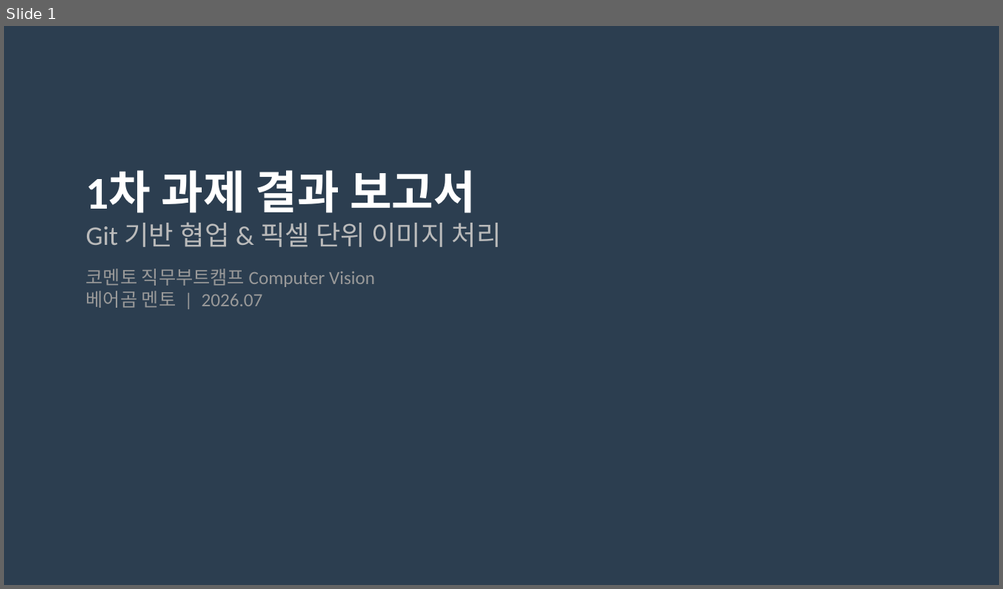
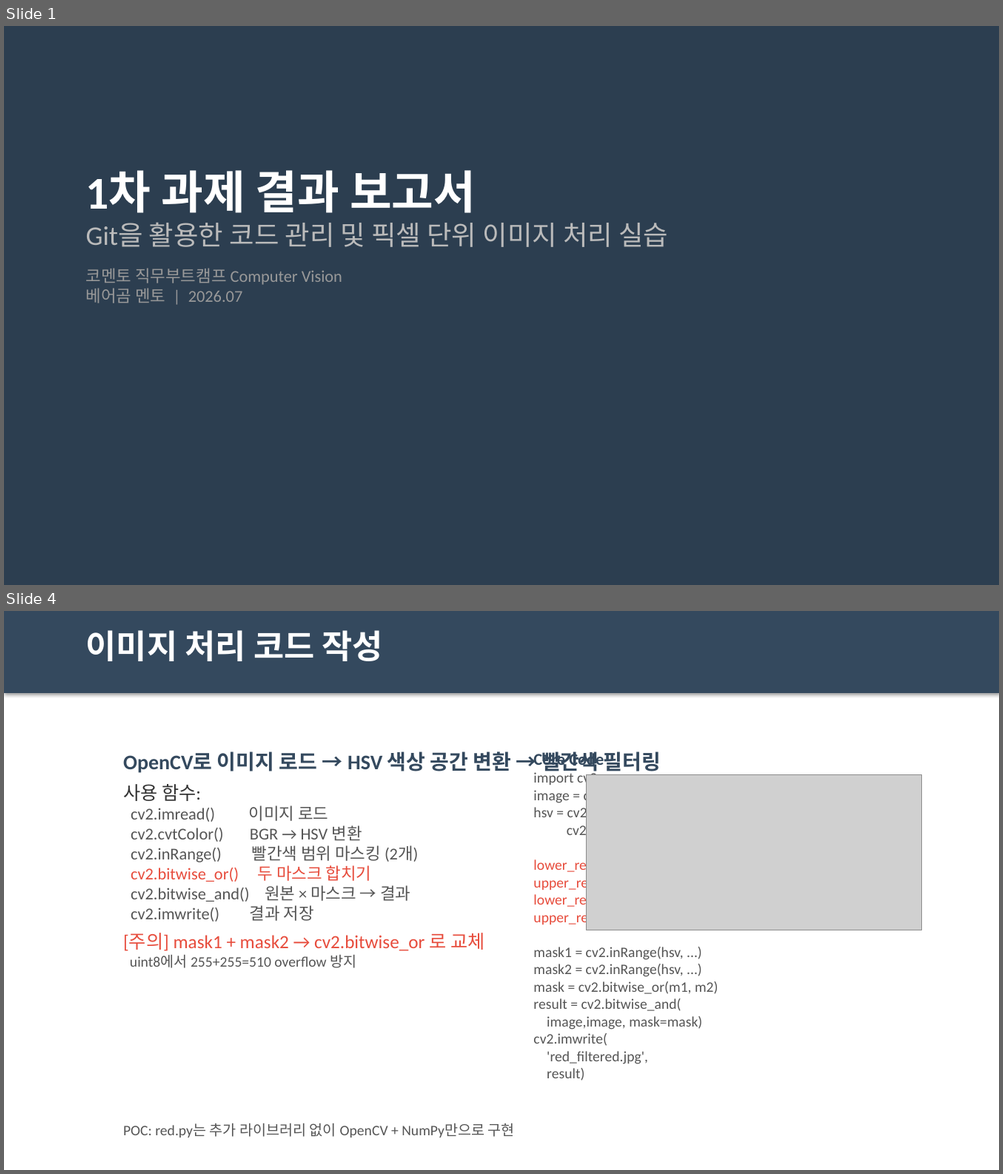
Before and after one commit to jsm0308/Bootcamp-CV, a slide deck: presentation.pptx. Shown one above the other, each under a label of ours: slide 1 before the commit, slides 1 and 4 after it; the slides between them are not shown. The pictures are 1003x589 and 1003x1174 pixels, drawn with LibreOffice and Linux fonts; fonts in the diff are those of the drawing; grey boxes stand for pictures. Boxes give left, top, right and bottom in pixels: in the first picture for what was removed or moved away, otherwise in the second. Text is boxed around its words. In the diff, an @@ line names an element or a change of style, - is before the commit and + after.

```diff
--- a/presentation.pptx
+++ b/presentation.pptx
@@ slide 4 added at (x1=4, y1=611, x2=999, y2=1170), background #FFFFFF @@
@@ rectangle added at (x1=4, y1=611, x2=999, y2=693), fill #34495E @@
@@ text added at (x1=86, y1=630, x2=383, y2=661), 32 pt, text #FFFFFF, bold @@
+이미지 처리 코드 작성
@@ text added at (x1=123, y1=752, x2=598, y2=968), 16 pt, text #555555 @@
+OpenCV로 이미지 로드 → HSV 색상 공간 변환 → 빨간색 필터링
+사용 함수:
+cv2.imread() 이미지 로드
+cv2.cvtColor() BGR → HSV 변환
+cv2.inRange() 빨간색 범위 마스킹 (2개)
+cv2.bitwise_or() 두 마스크 합치기
+cv2.bitwise_and() 원본 × 마스크 → 결과
+cv2.imwrite() 결과 저장
+[주의] mask1 + mask2 → cv2.bitwise_or 로 교체
+uint8에서 255+255=510 overflow 방지
@@ text added at (x1=533, y1=751, x2=728, y2=1081), 14 pt, text #555555 @@
+Core Code
+import cv2, numpy as np
+image = cv2.imread('sample.jpg')
+hsv = cv2.cvtColor(image,
+cv2.COLOR_BGR2HSV)
+lower_red1 = [0, 120, 70]
+upper_red1 = [10, 255, 255]
+lower_red2 = [170, 120, 70]
+upper_red2 = [180, 255, 255]
+mask1 = cv2.inRange(hsv, ...)
+mask2 = cv2.inRange(hsv, ...)
+mask = cv2.bitwise_or(m1, m2)
+result = cv2.bitwise_and(
+image,image, mask=mask)
+cv2.imwrite(
+'red_filtered.jpg',
+result)
@@ picture added at (x1=586, y1=775, x2=922, y2=931) @@
@@ text added at (x1=123, y1=1124, x2=515, y2=1138), 14 pt, text #555555 @@
+POC: red.py는 추가 라이브러리 없이 OpenCV + NumPy만으로 구현
@@ slide 1 changed as well @@
@@ text at (x1=86, y1=222, x2=668, y2=247): text changed @@
-Git 기반 협업 & 픽셀 단위 이미지 처리
+Git을 활용한 코드 관리 및 픽셀 단위 이미지 처리 실습
@@ text at (x1=86, y1=268, x2=342, y2=304): size 18 to 16 pt in "코멘토 직무부트캠프 Computer Vision", "베어곰 멘토 | 2026.07" @@
```
Also in this commit, not shown: 1 other slide changed, 6 other slides added, 14 slides removed, 6 other files.
